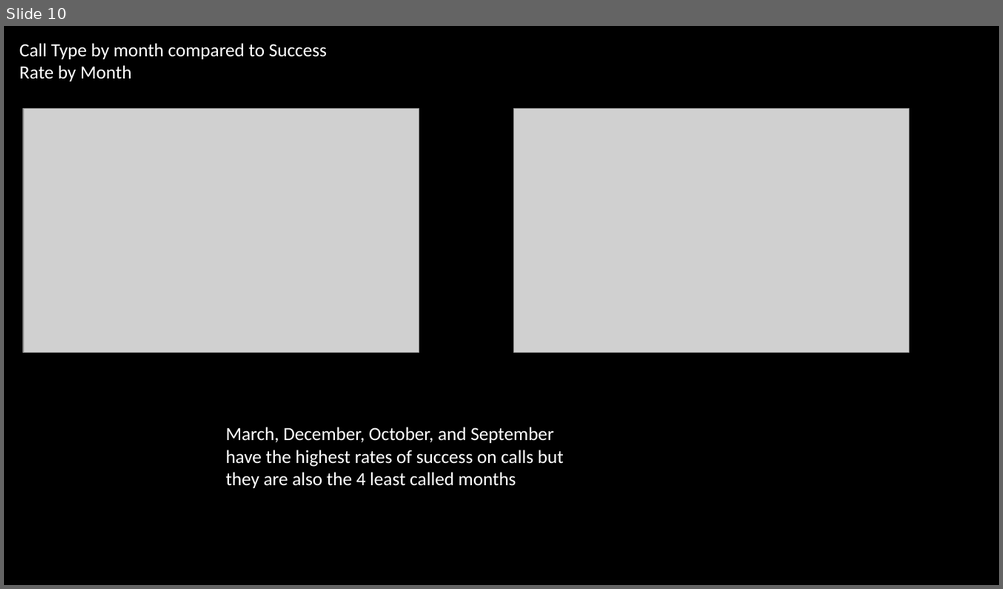
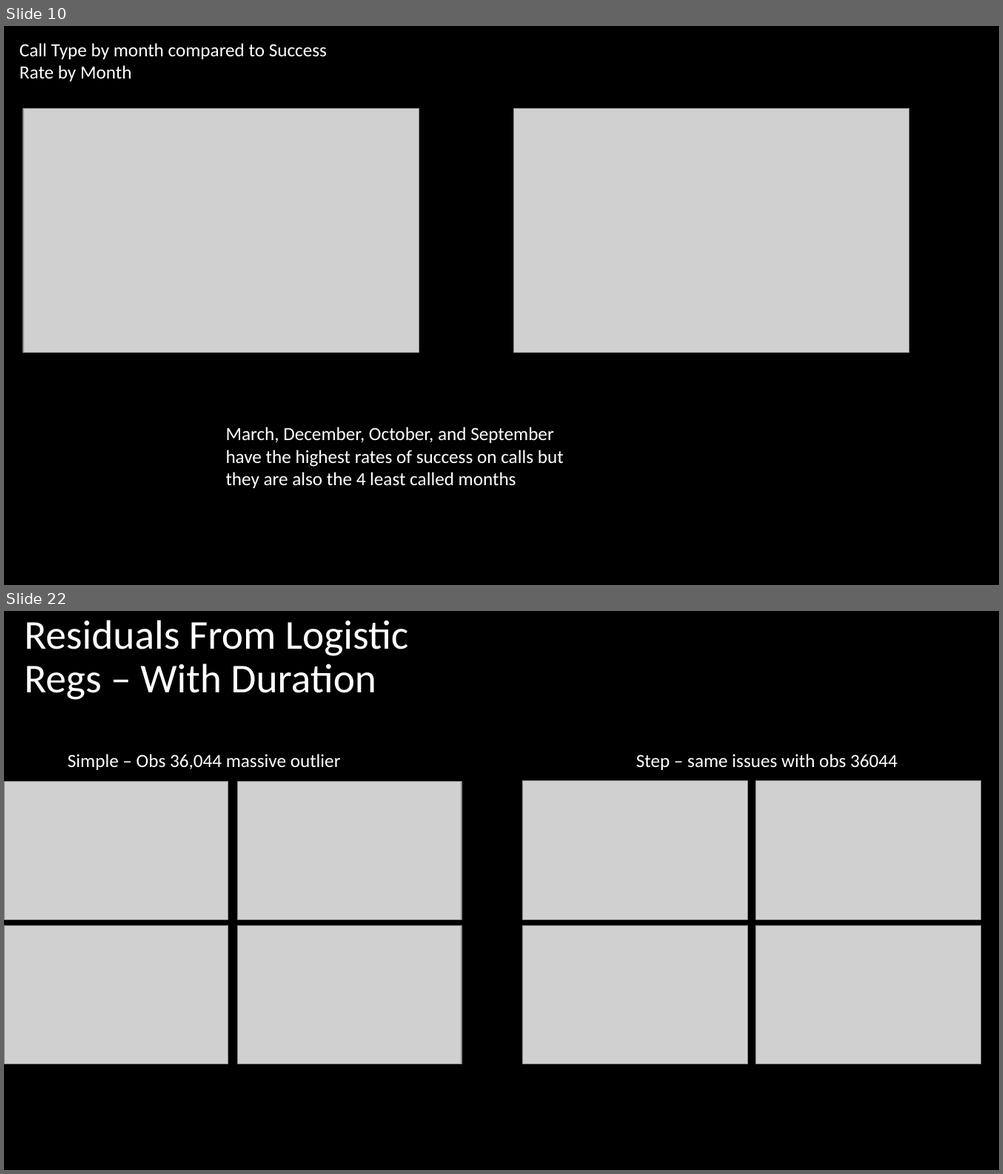
Before and after one commit to wlai0611/Stats-2-Project-2, a slide deck: Stats Project 2 Notes.pptx. Shown one above the other, each under a label of ours: slide 10 before the commit, slides 10 and 22 after it; the slides between them are not shown. The pictures are 1003x589 and 1003x1174 pixels, drawn with LibreOffice and Linux fonts; fonts in the diff are those of the drawing; grey boxes stand for pictures. Boxes give left, top, right and bottom in pixels: in the first picture for what was removed or moved away, otherwise in the second. Text is boxed around its words. In the diff, an @@ line names an element or a change of style, - is before the commit and + after.

```diff
--- a/Stats Project 2 Notes.pptx
+++ b/Stats Project 2 Notes.pptx
@@ slide 22 added at box(4, 611, 999, 1170), background #000000 @@
@@ title added at box(24, 620, 409, 700), 39.6 pt, text #FFFFFF @@
+Residuals From Logistic Regs – With Duration
@@ text added at box(68, 754, 341, 770), 18 pt, text #FFFFFF @@
+Simple – Obs 36,044 massive outlier
@@ text added at box(636, 754, 897, 770), 18 pt, text #FFFFFF @@
+Step – same issues with obs 36044
@@ picture added at box(4, 782, 228, 920) @@
@@ picture added at box(238, 782, 462, 920) @@
@@ picture added at box(523, 781, 747, 920) @@
@@ picture added at box(756, 781, 981, 920) @@
@@ picture added at box(4, 925, 228, 1064) @@
@@ picture added at box(238, 925, 462, 1064) @@
@@ picture added at box(523, 925, 747, 1065) @@
@@ picture added at box(756, 925, 981, 1065) @@
```
Also in this commit, not shown: 11 other slides added, 2 other files.
